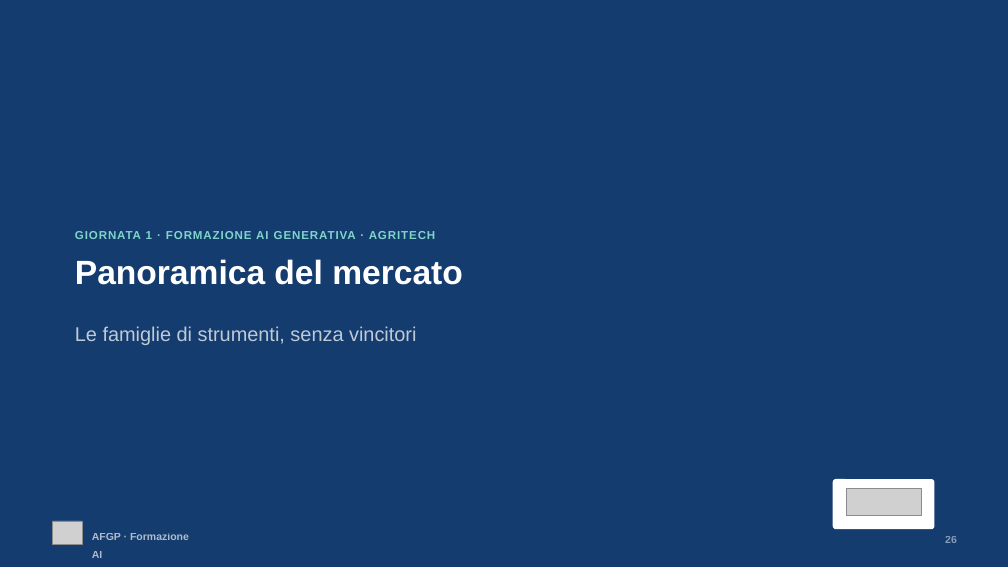
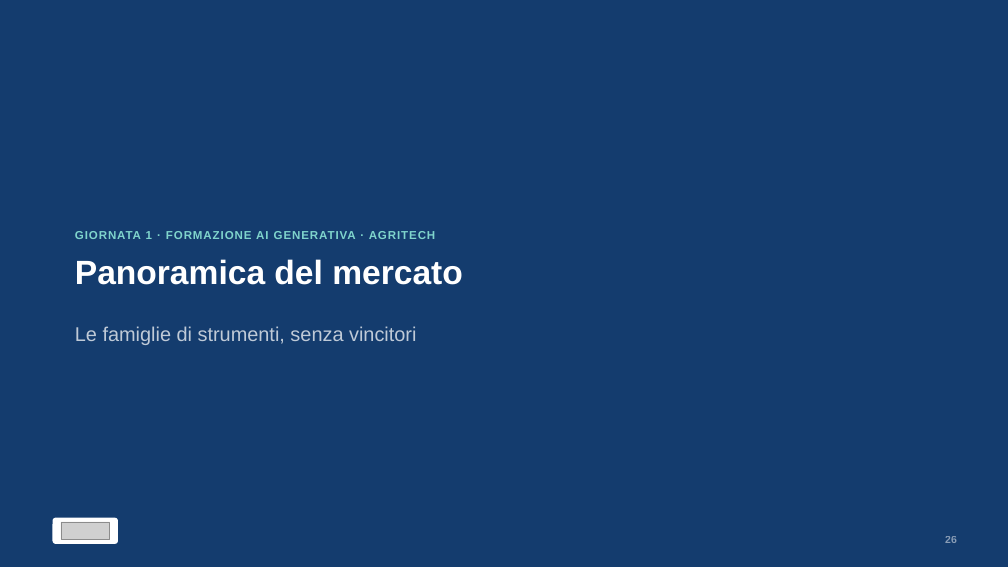
Before and after one commit to valtan/formazione-ai, a slide deck: slide 26 of committenti/agritech/output/lezione-01-fondamenta-e-processi/Agritech_Lezione_1.pptx. Drawn at 1008x567 pixels with LibreOffice and Linux fonts; fonts in the diff are those of the drawing; grey boxes stand for pictures. Boxes give left, top, right and bottom in pixels: in the first picture for what was removed or moved away, otherwise in the second. Text is boxed around its words. In the diff, an @@ line names an element or a change of style, - is before the commit and + after.

```diff
--- a/committenti/agritech/output/lezione-01-fondamenta-e-processi/Agritech_Lezione_1.pptx
+++ b/committenti/agritech/output/lezione-01-fondamenta-e-processi/Agritech_Lezione_1.pptx
@@ rounded rectangle removed at [833,479,934,529] @@
@@ picture removed at [846,488,921,516] @@
@@ picture removed at [52,521,82,544] @@
@@ rounded rectangle added at [52,518,118,544], fill #FFFFFF @@
@@ picture added at [61,522,110,539] @@
@@ text removed at [92,533,189,558] @@
-AFGP · Formazione AI
```
Also in this commit, not shown: 33 other slides changed.
